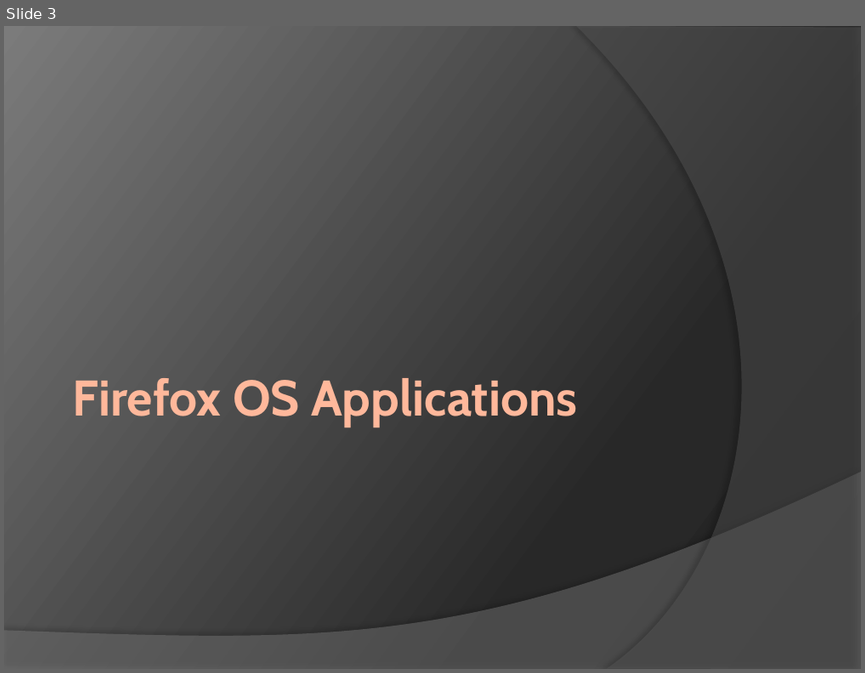
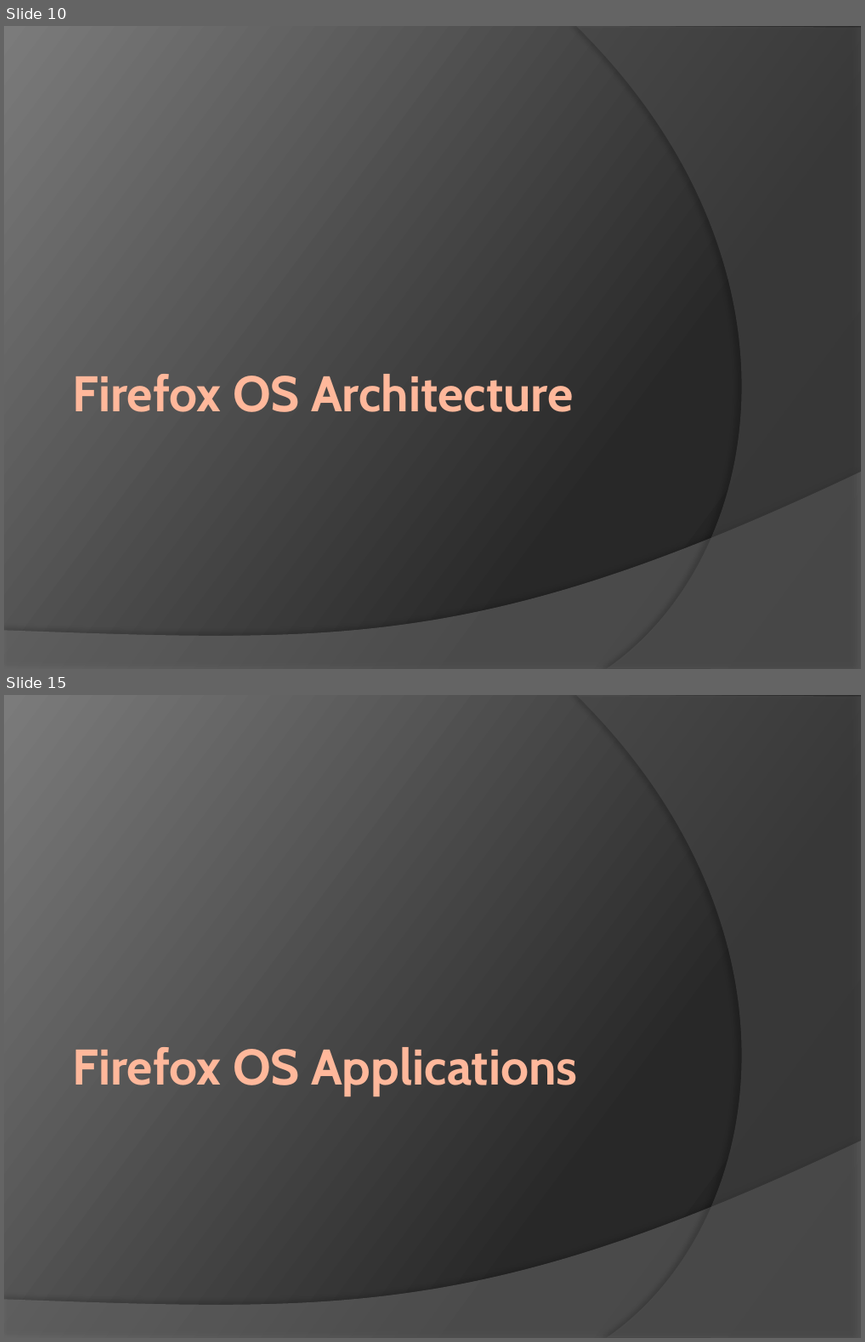
Before and after one commit to ymihaylov/Firefox-OS-Documentation-Project, a slide deck: Firefox OS.pptx. Shown one above the other, each under a label of ours: slide 3 before the commit, slides 10 and 15 after it; the slides between them are not shown. The pictures are 865x673 and 865x1342 pixels, drawn with LibreOffice and Linux fonts; fonts in the diff are those of the drawing. Boxes give left, top, right and bottom in pixels: in the first picture for what was removed or moved away, otherwise in the second. Text is boxed around its words. In the diff, an @@ line names an element or a change of style, - is before the commit and + after.

```diff
--- a/Firefox OS.pptx
+++ b/Firefox OS.pptx
@@ slide 10 added at <box>4,26,861,669</box>, background gradient #222222 to #282828 to #7C7C7C; not listed: 2 template elements that a slide beside it also shows @@
@@ title added at <box>73,374,574,412</box>, 42 pt, text gradient #FFB89C to #C06607, bold @@
+Firefox OS Architecture
@@ what was slide 3 is now slide 15 @@
```
Also in this commit, not shown: 1 slide changed, 12 other slides added, 1 slide removed.
